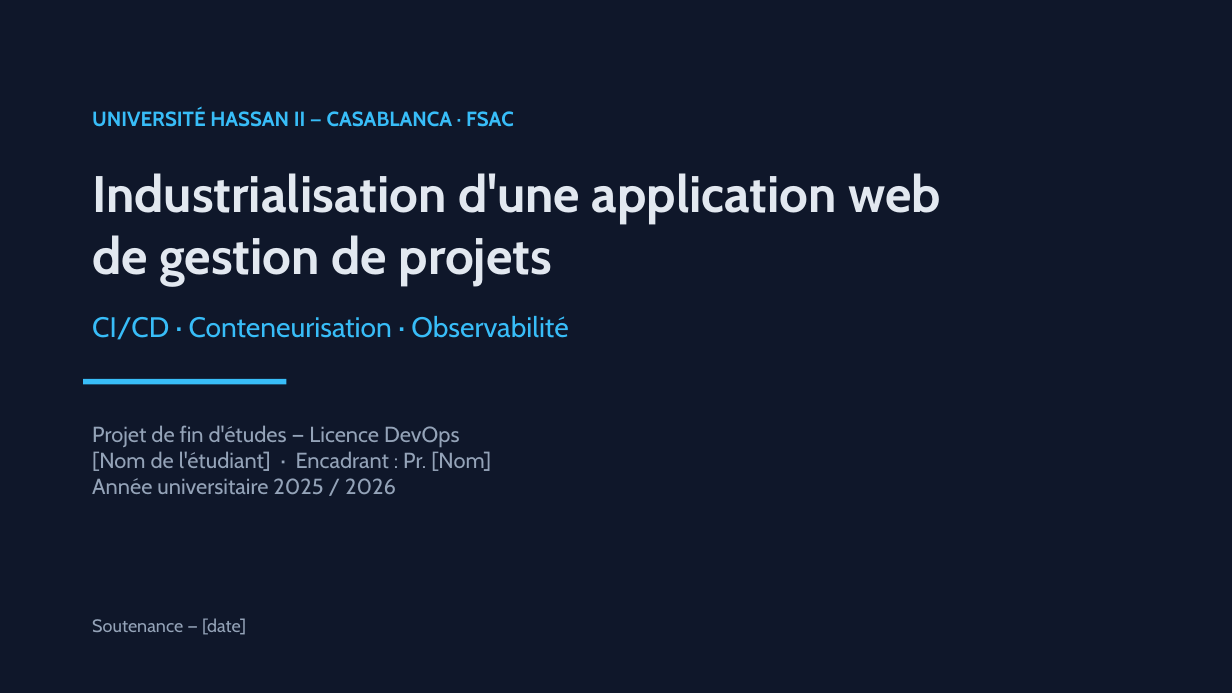
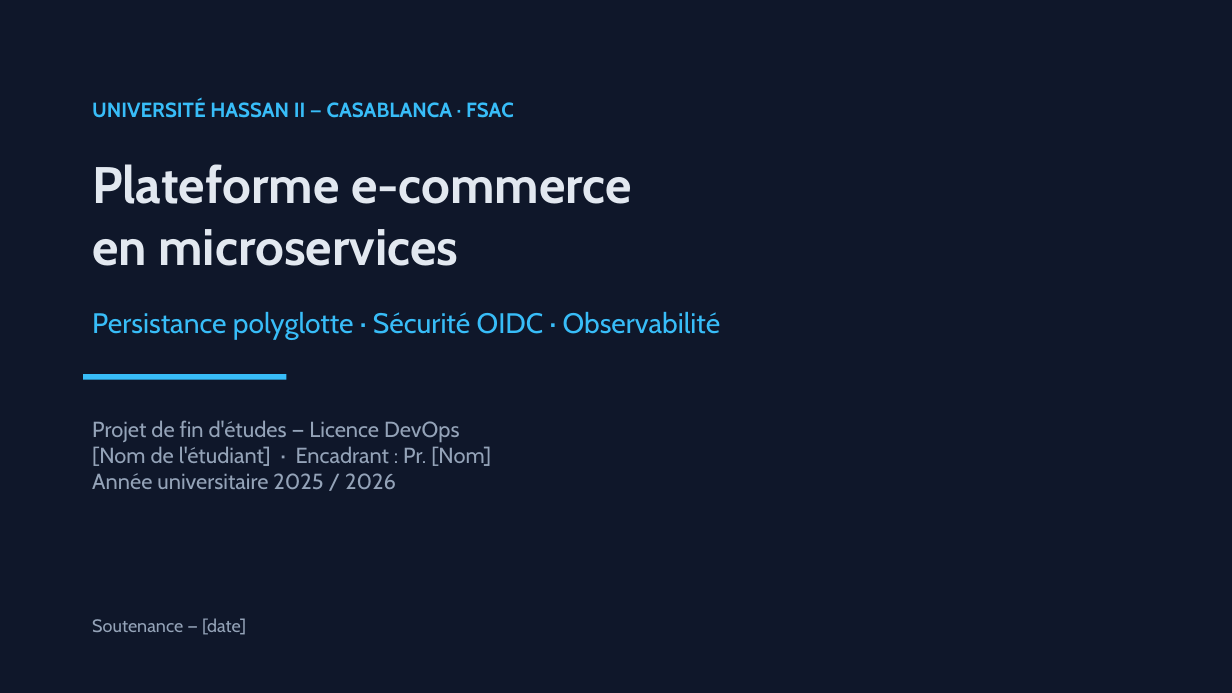
Before and after one commit to Chouaib-Raichy/PFE, a slide deck: slide 1 of soutenance/soutenance.pptx. Drawn at 1232x693 pixels with LibreOffice and Linux fonts; fonts in the diff are those of the drawing. Boxes give left, top, right and bottom in pixels: in the first picture for what was removed or moved away, otherwise in the second. Text is boxed around its words. In the diff, an @@ line names an element or a change of style, - is before the commit and + after.

```diff
--- a/soutenance/soutenance.pptx
+++ b/soutenance/soutenance.pptx
@@ text "UNIVERSITÉ HASSAN II — CASABLANCA ...": place and size @@
-text "UNIVERSITÉ HASSAN II — CASABLANCA ..." at <box>92,109,514,127</box>
+text "UNIVERSITÉ HASSAN II — CASABLANCA ..." at <box>92,100,514,118</box>
@@ text at <box>92,164,632,266</box>: text changed @@
-Industrialisation d'une application web
-de gestion de projets
+Plateforme e-commerce
+en microservices
@@ text at <box>92,312,721,339</box>: text changed @@
-CI/CD · Conteneurisation · Observabilité
+Persistance polyglotte · Sécurité OIDC · Observabilité
@@ rectangle: place and size @@
-rectangle at <box>83,379,287,384</box>
+rectangle at <box>83,374,287,380</box>
@@ text "Projet de fin d'études — ...": place and size @@
-text "Projet de fin d'études — ..." at <box>92,425,491,494</box>
+text "Projet de fin d'études — ..." at <box>92,420,491,489</box>
```
Also in this commit, not shown: 6 other slides changed, 11 slides added, 9 slides removed, 4 other files.
